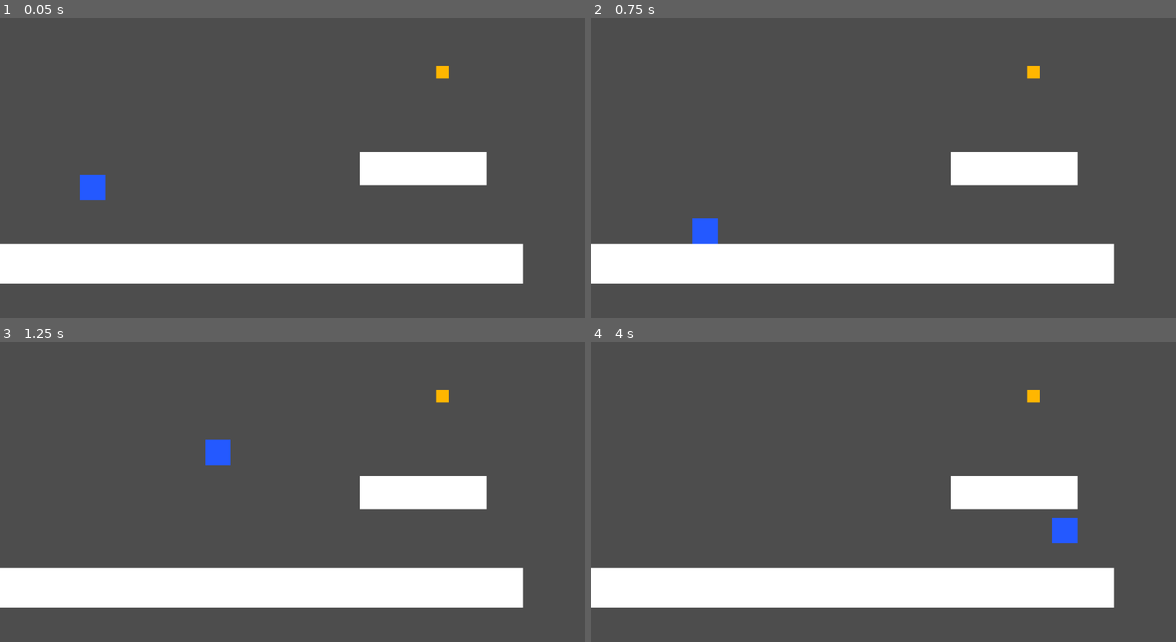
Above: before the commit, frames 1-4 (two rows, left to right).
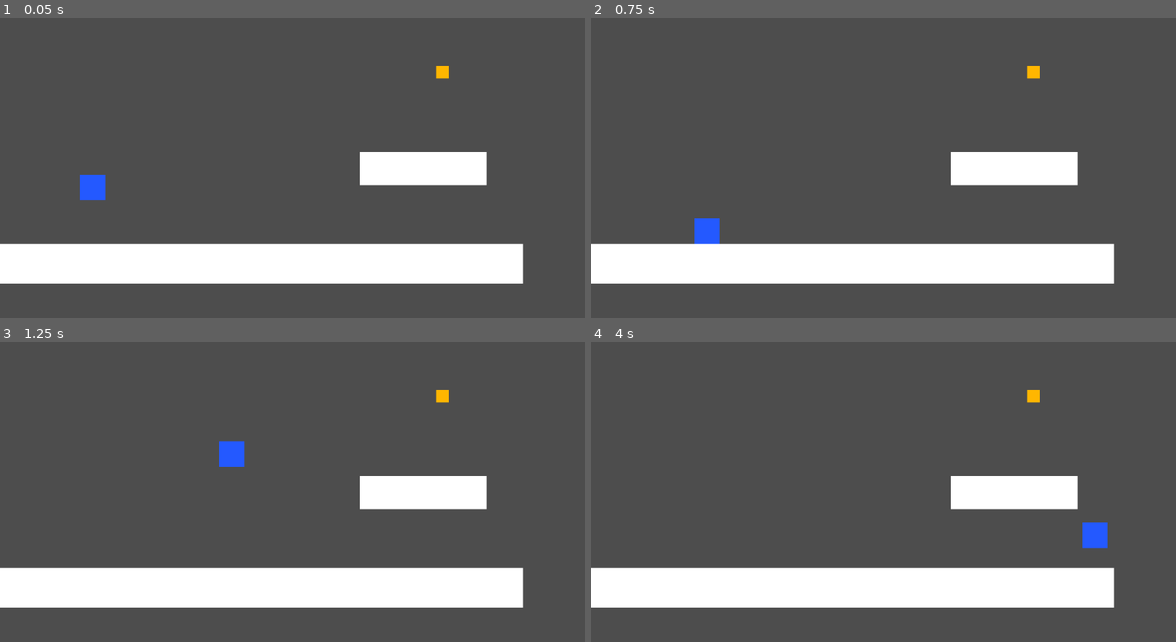
Above: after the commit, the same moments.

Repository: EugeneOYZ1203n/2D-Platformer-Project-Dev-NUSGDG-2024-25
Game: Godot game, scene res://2_levels/0_tests/testing_level.tscn
The game is run twice, just before and just after one commit, with the same random seed, the same clock (stepped at 60 frames per second) and the same inputs.
Inputs (mouse positions are in pixels of both pictures, inside the frame that each line leads up to):
- Up to frame 1 (0.05 s): no input
- Up to frame 2 (0.75 s): tap Enter at 0.5 s; move the mouse to (1029, 129) at 0.52 s; hold D (move_right) from 0.53 s (still down); tap G (move_grab, bound only after the commit) at 0.6 s
- Up to frame 3 (1.25 s): keep holding D (move_right); tap W (jump, bound only before the commit) at 0.77, 0.8, 1.07 s
- Up to frame 4 (4 s): move the mouse to (772, 489) at 1.27 s; tap W (jump, bound only before the commit) at 1.35, 1.52, 1.82, 2.3, 3.02, 3.32, 3.77, 3.8 s; tap G (move_grab, bound only after the commit) at 1.55, 2.85, 3.6 s; move the mouse to (953, 396) at 2.02 s; release D (move_right) at 2.03 s; hold A (move_left) 2.03-2.78 s; click (953, 396) at 2.1 s; move the mouse to (865, 540) at 2.77 s; hold D (move_right) from 2.78 s (still down); move the mouse to (1076, 522) at 3.52 s

Frame 1 is identical in both runs. In frame 2, less than 0.1% of the frame differs, in the area x 17-22%, y 66-76%; in frame 3, 0.4%; in frame 4, 0.8%, in the area x 78-89%, y 58-69%.

Commit message:
Update Input Handler Script
Include new helper functions

Diff:
--- a/new-game-project/3_player/components/input_handler.gd
+++ b/new-game-project/3_player/components/input_handler.gd
@@ -12,21 +12,27 @@
 const JUMP_BUFFER := 0.1
 const DROP_BUFFER := 0.1
 const DASH_BUFFER := 0.1
+const GRAB_BUFFER := 0.1
 
 var direction := 0
+var omniDirection := Vector2.ZERO
 var timeSinceDirectionChange := -DIRECTION_CHANGE_BUFFER*1000
 @onready var timeSinceJump := -JUMP_BUFFER*1000
 @onready var timeSinceDrop := -DROP_BUFFER*1000
 @onready var timeSinceDash := -DASH_BUFFER*1000
-
+@onready var timeSinceGrab := -GRAB_BUFFER*1000
 
 func handle_inputs():
 	var newDirection = Input.get_axis("move_left", "move_right")
 	if direction != newDirection:
 		timeSinceDirectionChange = Time.get_ticks_msec()
 	direction = newDirection
+	omniDirection = Vector2(
+		direction,
+		Input.get_axis("move_up", "move_down")
+	)
 
-	if Input.is_action_just_pressed("jump"):
+	if Input.is_action_just_pressed("move_jump"):
 		timeSinceJump = Time.get_ticks_msec()
 
 	if Input.is_action_just_pressed("move_down"):
@@ -34,6 +40,9 @@
 
 	if Input.is_action_just_pressed("move_dash"):
 		timeSinceDash = Time.get_ticks_msec()
+
+	if Input.is_action_just_pressed("move_grab"):
+		timeSinceGrab = Time.get_ticks_msec()
 
 ## Physics -------------------------------------------------------------------
 const COYOTE_TIME := 0.2
@@ -54,9 +63,17 @@
 func getDirection() -> int:
 	return direction
 
+func getOmniDirection() -> Vector2:
+	return omniDirection
+
 func justChangedDirection() -> bool:
 	return (timeSinceDirectionChange +
 			DIRECTION_CHANGE_BUFFER*1000
+			> Time.get_ticks_msec())
+
+func justDropped() -> bool:
+	return (timeSinceDrop +
+			DROP_BUFFER*1000
 			> Time.get_ticks_msec())
 
 func justJumped() -> bool:
@@ -64,10 +81,15 @@
 			JUMP_BUFFER*1000
 			> Time.get_ticks_msec())
 
-func resetJumpTimers() -> void:
-	playerJumped = true
-	timeSinceJump = -JUMP_BUFFER*1000
-	timeSinceGrounded = -COYOTE_TIME*1000
+func justDashed() -> bool:
+	return (timeSinceDash +
+			DASH_BUFFER*1000
+			> Time.get_ticks_msec())
+
+func justGrabbed() -> bool:
+	return (timeSinceGrab +
+			GRAB_BUFFER*1000
+			> Time.get_ticks_msec())
 
 func isGrounded() -> bool:
 	return player_body.is_on_floor()
@@ -76,3 +98,8 @@
 	return (timeSinceGrounded +
 			COYOTE_TIME * 1000 >
 			Time.get_ticks_msec())
+
+func resetJumpTimers() -> void:
+	playerJumped = true
+	timeSinceJump = -JUMP_BUFFER*1000
+	timeSinceGrounded = -COYOTE_TIME*1000
--- a/new-game-project/3_player/player.tscn
+++ b/new-game-project/3_player/player.tscn
@@ -30,13 +30,20 @@
 
 [node name="Ground" type="Node" parent="MovementSM"]
 script = ExtResource("4_sb8uy")
+TARGET_MOVE_SPEED = 550
+IDLE_FRICTION_LOSS_MULT = 1.5
 
 [node name="Air" type="Node" parent="MovementSM"]
 script = ExtResource("5_wsf8h")
+AIR_GRAVITY = 4000
+FALL_AIR_GRAVITY = 4500
+TARGET_MOVE_SPEED = 550
+IDLE_FRICTION_LOSS_MULT = 1.5
 
 [node name="Jump" type="Node" parent="MovementSM"]
 script = ExtResource("6_14oh4")
 JUMP_HEIGHT = 250
+AIR_GRAVITY = 4000
 
 [node name="InputHandler" type="Node" parent="." node_paths=PackedStringArray("player_body")]
 script = ExtResource("4_gtc6g")
--- a/new-game-project/project.godot
+++ b/new-game-project/project.godot
@@ -54,9 +54,14 @@
 "events": [Object(InputEventMouseButton,"resource_local_to_scene":false,"resource_name":"","device":-1,"window_id":0,"a …(258 unchanged characters)…
 ]
 }
-jump={
+move_jump={
 "deadzone": 0.5,
 "events": [Object(InputEventKey,"resource_local_to_scene":false,"resource_name":"","device":-1,"window_id":0,"alt_press …(192 unchanged characters)…
+]
+}
+move_grab={
+"deadzone": 0.5,
+"events": [Object(InputEventKey,"resource_local_to_scene":false,"resource_name":"","device":-1,"window_id":0,"alt_pressed":false,"shift_pressed":false,"ctrl_pressed":false,"meta_pressed":false,"pressed":false,"keycode":0,"physical_keycode":71,"key_label":0,"unicode":103,"location":0,"echo":false,"script":null)
 ]
 }
 
